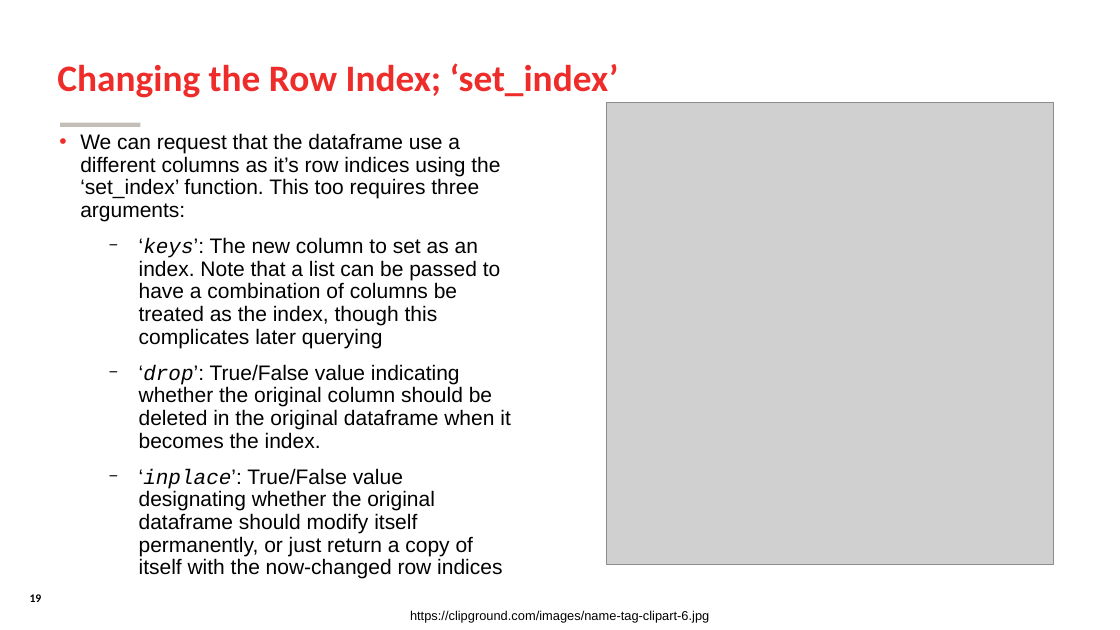
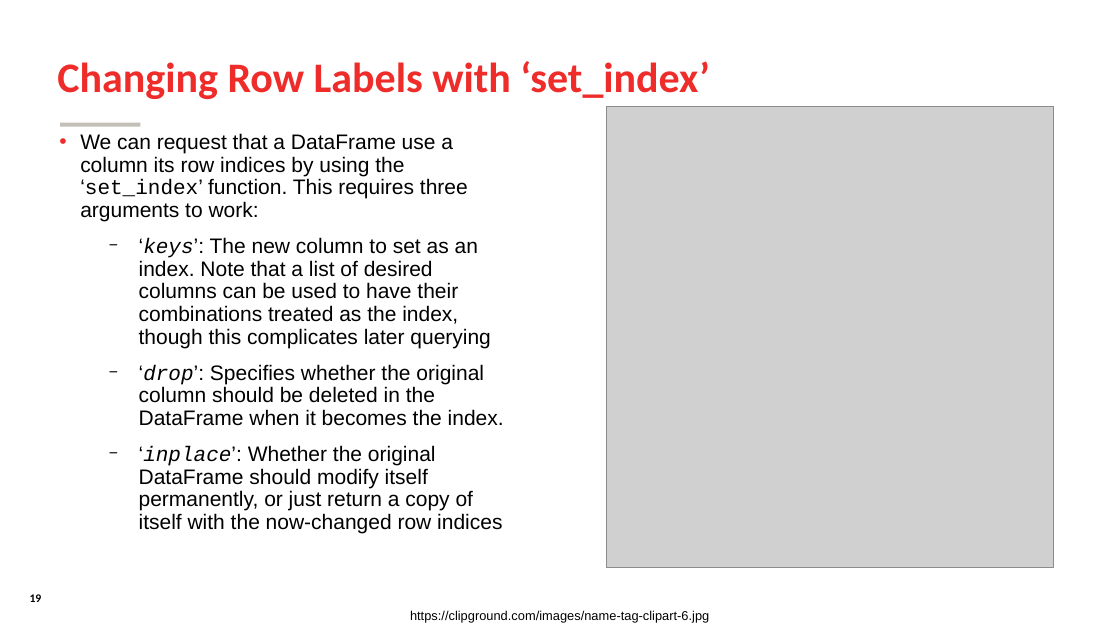
Before and after one commit to SomeoneInParticular/MDPR613_CourseMaterial, a slide deck: slide 19 of PythonCrashCourse/Unit2_DataManagement/Unit2_DataManagement.odp. Drawn at 1120x630 pixels with LibreOffice and Linux fonts; fonts in the diff are those of the drawing; grey boxes stand for pictures; background and template pictures are left out. Boxes give left, top, right and bottom in pixels: in the first picture for what was removed or moved away, otherwise in the second. Text is boxed around its words. In the diff, an @@ line names an element or a change of style, - is before the commit and + after.

```diff
--- a/PythonCrashCourse/Unit2_DataManagement/Unit2_DataManagement.odp
+++ b/PythonCrashCourse/Unit2_DataManagement/Unit2_DataManagement.odp
@@ title at [57, 61, 710, 99]: text changed; size 32 to 36 pt @@
-Changing the Row Index; ‘set_index’
+Changing Row Labels with ‘set_index’
@@ text at [80, 133, 504, 534]: text changed @@
-• We can request that the dataframe use a different columns as it’s row indices using the ‘set_index’ function. This too requires three arguments:
-  − ‘keys’: The new column to set as an index. Note that a list can be passed to have a combination of columns be treated as the index, though this complicates later querying
-  − ‘drop’: True/False value indicating whether the original column should be deleted in the original dataframe when it becomes the index.
-  − ‘inplace’: True/False value designating whether the original dataframe should modify itself permanently, or just return a copy of itself with the now-changed row indices
+• We can request that a DataFrame use a column its row indices by using the ‘set_index’ function. This requires three arguments to work:
+  − ‘keys’: The new column to set as an index. Note that a list of desired columns can be used to have their combinations treated as the index, though this complicates later querying
+  − ‘drop’: Specifies whether the original column should be deleted in the DataFrame when it becomes the index.
+  − ‘inplace’: Whether the original DataFrame should modify itself permanently, or just return a copy of itself with the now-changed row indices
```
Also in this commit, not shown: 19 other slides changed, 31 other files.
